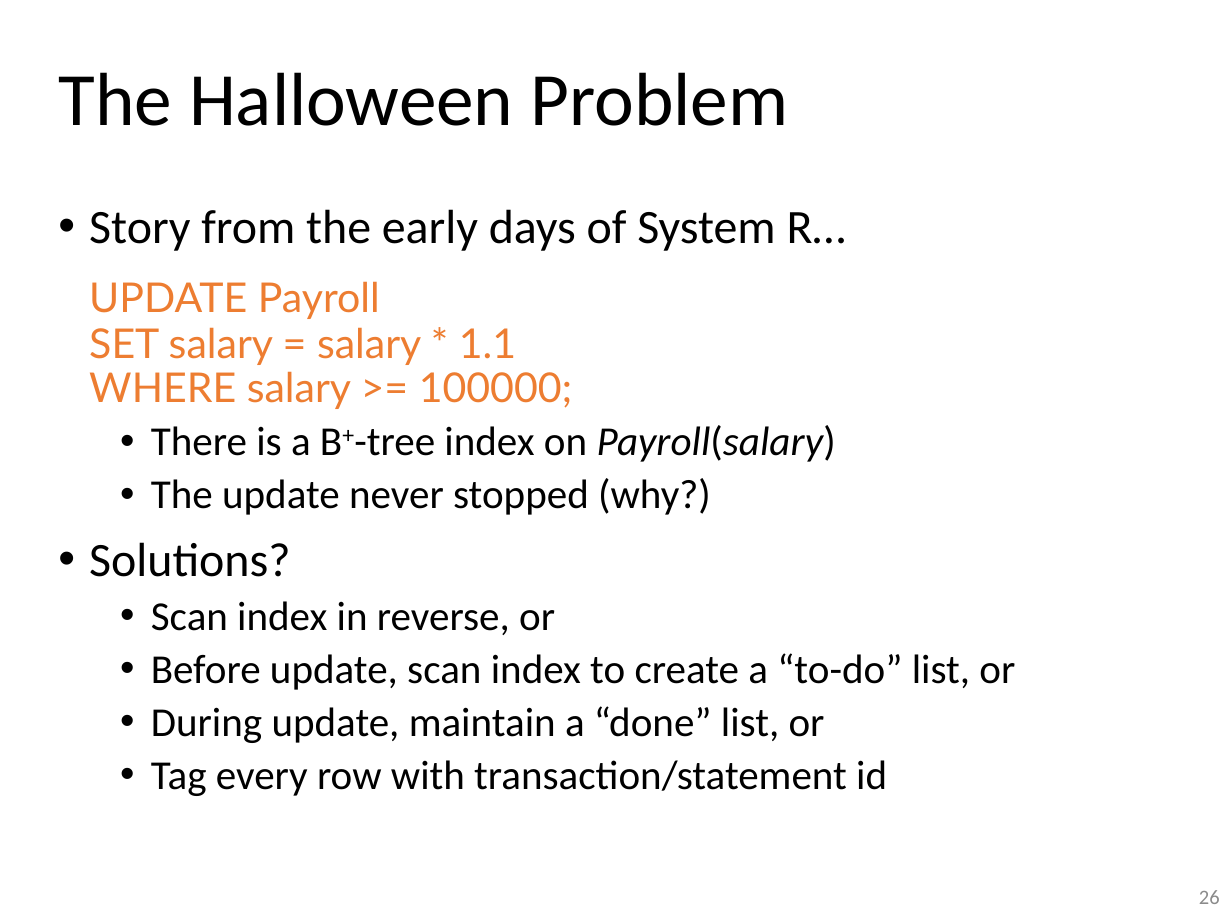
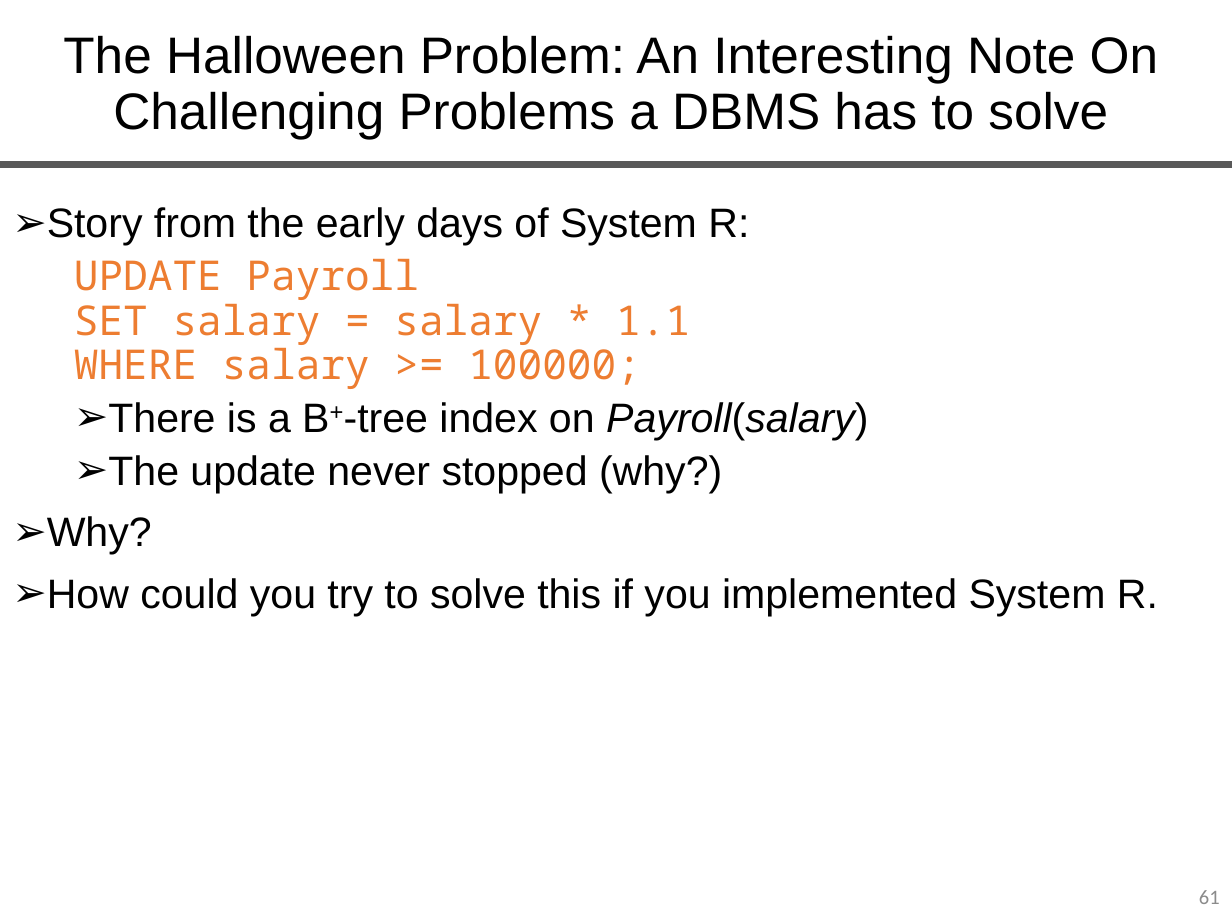
Before and after one commit to queryproc/slides, a slide deck: slide 61 of 12-index-slides.pptx (slide 26 before the commit). Drawn at 1232x924 pixels with LibreOffice and Linux fonts; fonts in the diff are those of the drawing. Boxes give left, top, right and bottom in pixels: in the first picture for what was removed or moved away, otherwise in the second. Text is boxed around its words. In the diff, an @@ line names an element or a change of style, - is before the commit and + after.

Commit message:
add new 12-index-slides

```diff
--- a/12-index-slides.pptx
+++ b/12-index-slides.pptx
@@ title at [63,35,1158,139]: text changed; size 44 to 30 pt; font Calibri to Arial @@
-The Halloween Problem
+The Halloween Problem: An Interesting Note On Challenging Problems a DBMS has to solve
@@ line added from (0, 165) to (1232, 165), #595959 4.5 pt @@
@@ text "Story from the early days ...": place and size @@
-text "Story from the early days ..." at [89,209,1015,796]
+text "Story from the early days ..." at [47,207,1158,616]
@@ text at [47,207,749,246]: text changed; size 28 to 24 pt; font Calibri to Arial @@
-• Story from the early days of System R…
+➢ Story from the early days of System R:
@@ text at [74,258,868,493]: font Lato to Noto Sans Mono in "UPDATE Payroll SET salary = salary * ..."; font Calibri to Arial in "There is a B+-tree index on Payroll(salary)", "The update never stopped (why?)"; list level 1 to 2 in "UPDATE Payroll SET salary = ..."; bullet • to ➢ @@
@@ text at [47,516,1158,616]: text changed; font Calibri to Arial @@
-• Solutions?
-  • Scan index in reverse, or
-  • Before update, scan index to create a “to-do” list, or
-  • During update, maintain a “done” list, or
-  • Tag every row with transaction/statement id
+➢ Why?
+➢ How could you try to solve this if you implemented System R.
@@ page number at [1199,890,1220,904]: text changed @@
-26
+61
```
Also in this commit, not shown: 15 other slides changed, 45 slides added, 20 slides removed, 1 other file.
